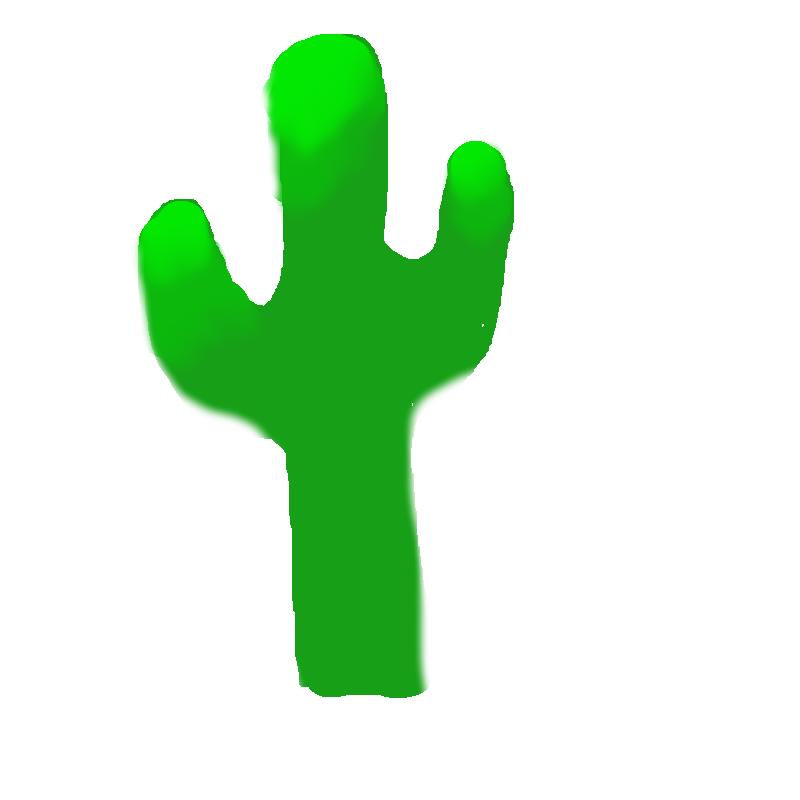
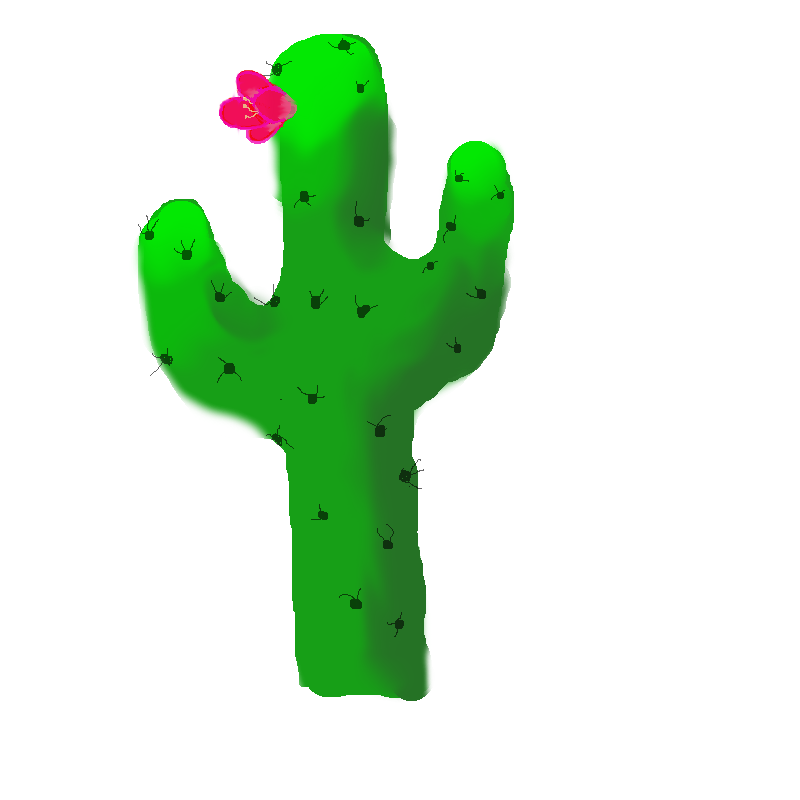
Revision of a layered 800×800 image; what changed, layer by layer:
added group "flower 2.1 #1" with 3 layers in group "base 2 group" over [219, 69, 464, 179]
added layer "F 2.1 outline" (80%) in group "flower 2.1 #1" over [219, 69, 298, 144]
added layer "F 2.1 base color" (97%) in group "flower 2.1 #1" over [219, 71, 291, 141]
added group "prickes base two" with 1 layers in group "base 2 group" over [138, 38, 505, 668]
added layer "prickes 2.1" (59%) in group "prickes base two" over [138, 38, 505, 668]
added layer "lowlight #1" in group "base 2 group" over [193, 85, 514, 702]
